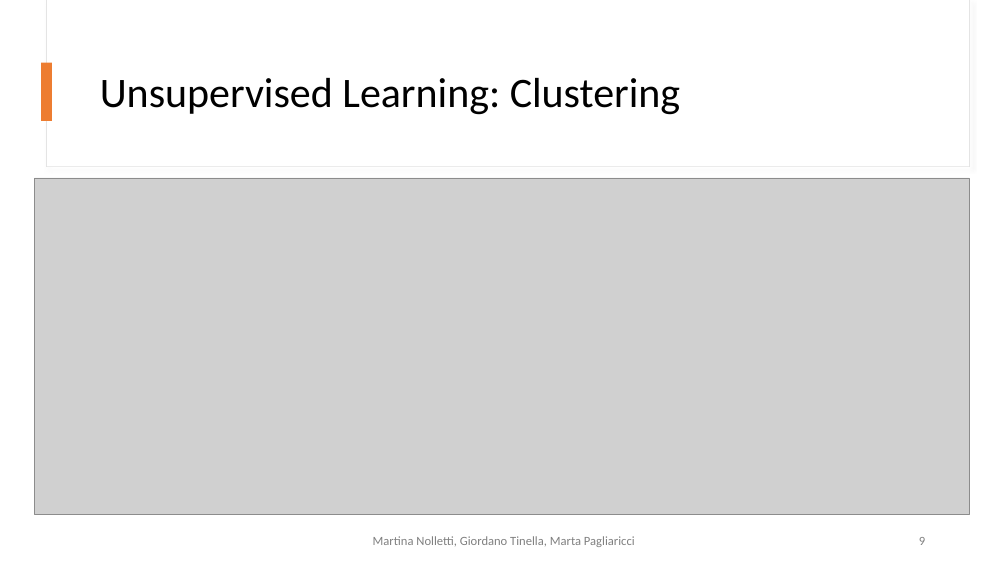
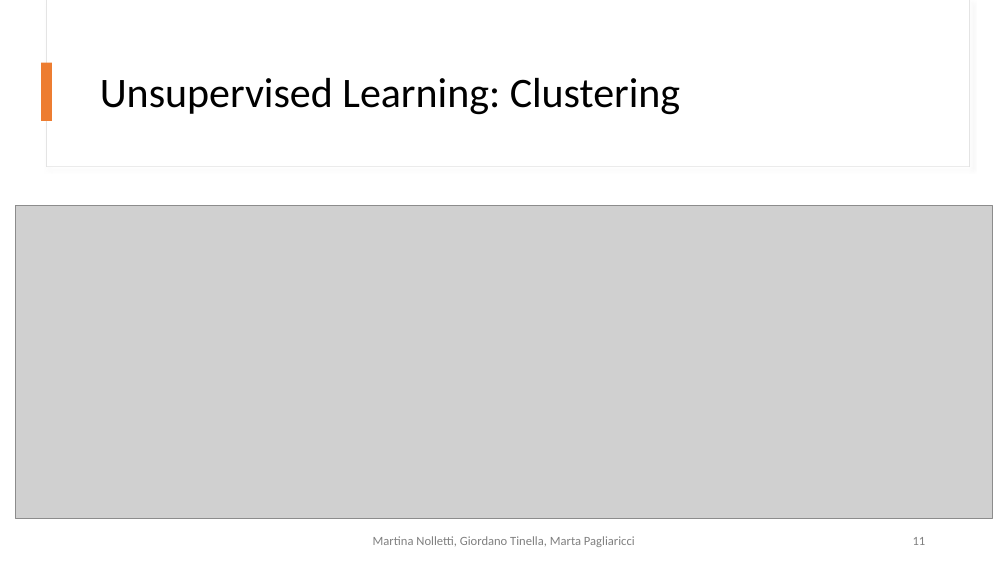
Before and after one commit to GiordanoT/predictive-analytics, a slide deck: slide 11 of DataAnalytics_DatasetActivities.pptx (slide 9 before the commit). Drawn at 1008x567 pixels with LibreOffice and Linux fonts; fonts in the diff are those of the drawing; grey boxes stand for pictures. Boxes give left, top, right and bottom in pixels: in the first picture for what was removed or moved away, otherwise in the second. Text is boxed around its words. In the diff, an @@ line names an element or a change of style, - is before the commit and + after.

```diff
--- a/DataAnalytics_DatasetActivities.pptx
+++ b/DataAnalytics_DatasetActivities.pptx
@@ picture: place and size @@
-picture at [35, 178, 969, 514]
+picture at [16, 206, 993, 519]
@@ page number at [913, 537, 926, 545]: text changed @@
-9
+11
```
Also in this commit, not shown: 1 other slide changed, 2 slides added.
